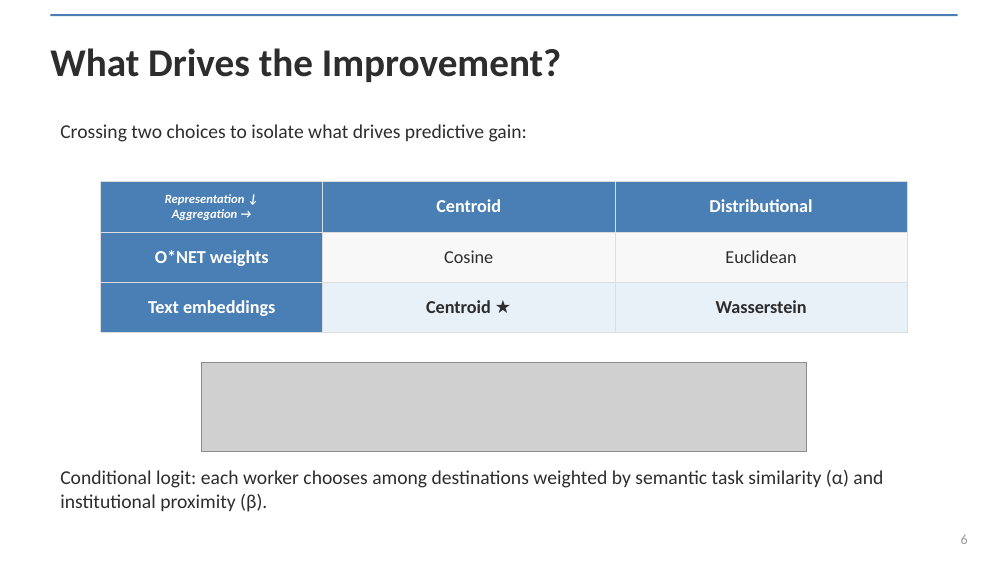
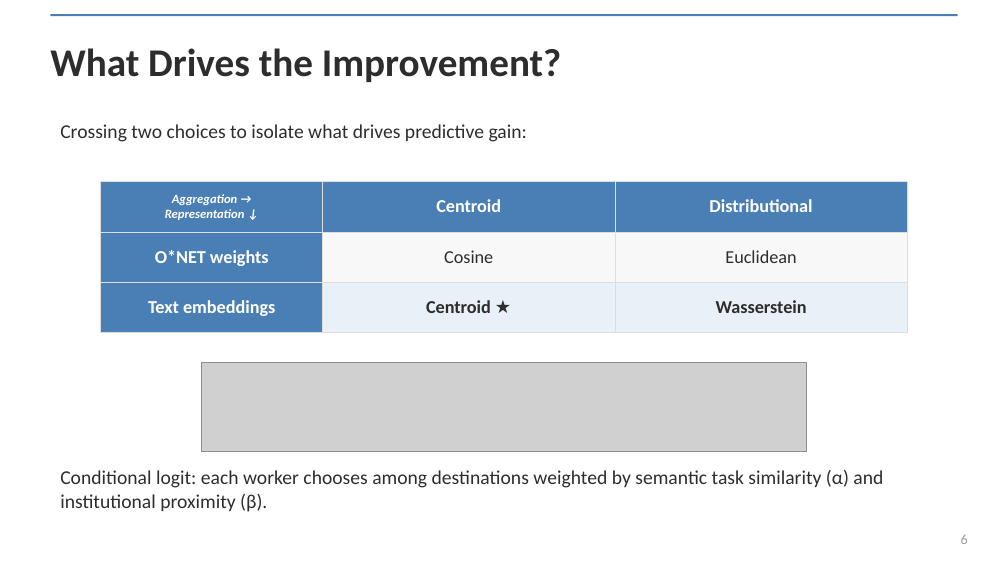
Before and after one commit to spencer2718/task-space-model, a slide deck: slide 6 of writing/presentation/task_embeddings_deck.pptx. Drawn at 1008x567 pixels with LibreOffice and Linux fonts; fonts in the diff are those of the drawing; grey boxes stand for pictures. Boxes give left, top, right and bottom in pixels: in the first picture for what was removed or moved away, otherwise in the second. Text is boxed around its words. In the diff, an @@ line names an element or a change of style, - is before the commit and + after.

```diff
--- a/writing/presentation/task_embeddings_deck.pptx
+++ b/writing/presentation/task_embeddings_deck.pptx
@@ table at [101, 181, 907, 363] @@
-row 1, column 1: Representation ↓ / Aggregation →
+row 1, column 1: Aggregation → / Representation ↓
```
Also in this commit, not shown: 3 other files.
